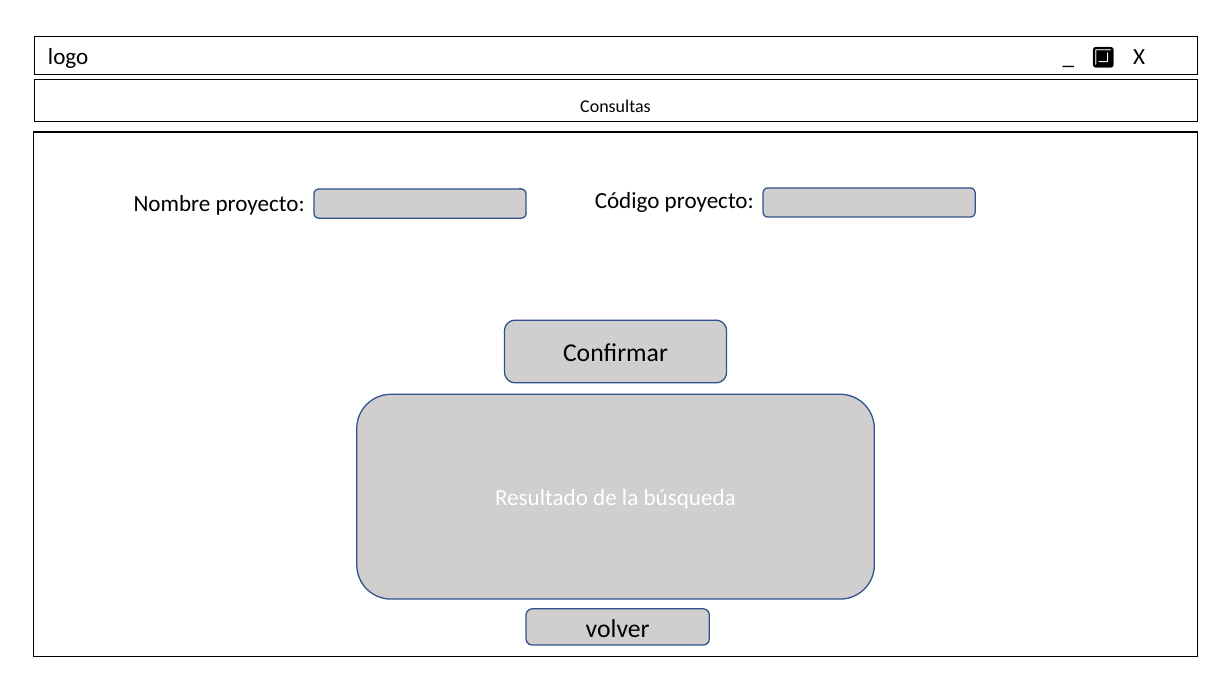
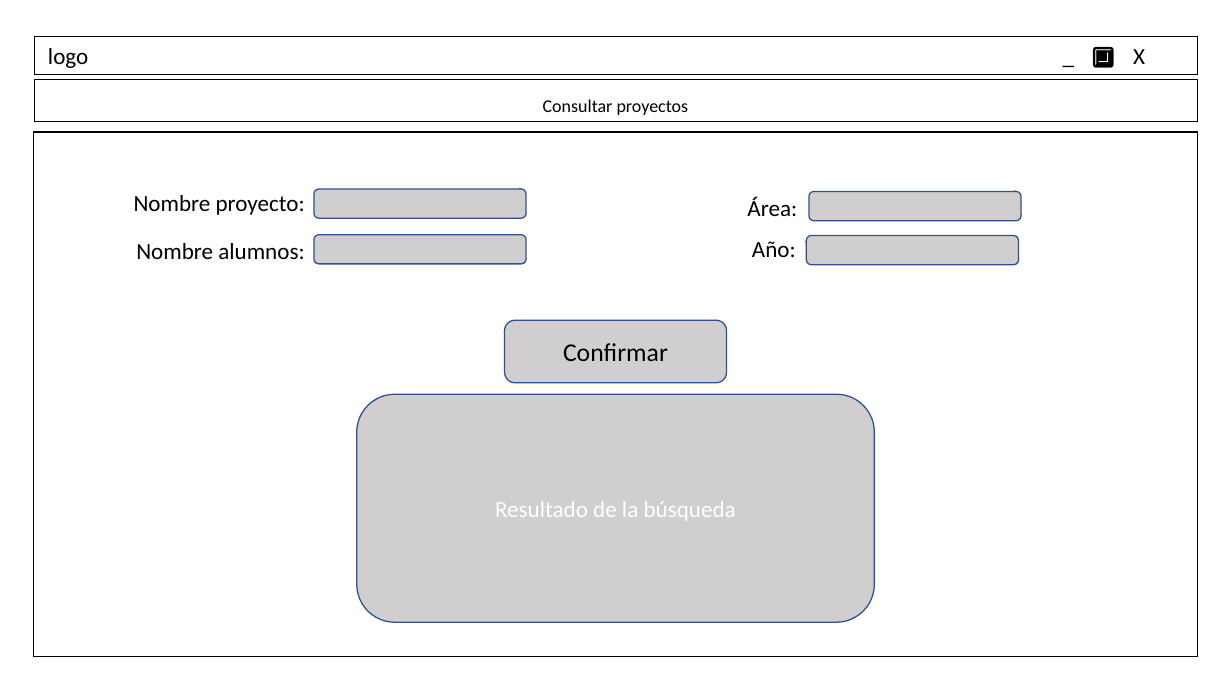
Before and after one commit to ElenaSaugar/PROYECTO-INTEGRADOR, a slide deck: slide 9 of Programacion/MockUp.odp (slide 10 before the commit). Drawn at 1232x693 pixels with LibreOffice and Linux fonts; fonts in the diff are those of the drawing. Boxes give left, top, right and bottom in pixels: in the first picture for what was removed or moved away, otherwise in the second. Text is boxed around its words. In the diff, an @@ line names an element or a change of style, - is before the commit and + after.

```diff
--- a/Programacion/MockUp.odp
+++ b/Programacion/MockUp.odp
@@ text in rectangle at [543,99,689,115]: text changed @@
-Consultas
+Consultar proyectos
@@ text removed at [595,192,754,212] @@
-Código proyecto:
@@ text added at [747,197,797,216], 18 pt, text #000000 @@
+Área:
@@ freeform shape: place and size @@
-freeform shape at [763,188,976,217]
+freeform shape at [810,191,1022,221]
@@ freeform shape added at [314,235,527,264], fill #D0CECE, outline #2F528F 0.99 pt @@
@@ freeform shape added at [807,236,1019,265], fill #D0CECE, outline #2F528F 0.99 pt @@
@@ text added at [136,243,304,259], 18 pt, text #000000 @@
+Nombre alumnos:
@@ text added at [752,241,796,257], 18 pt, text #000000 @@
+Año:
@@ freeform shape "Resultado de la búsqueda": place and size @@
-freeform shape "Resultado de la búsqueda" at [357,395,874,600]
+freeform shape "Resultado de la búsqueda" at [357,395,874,623]
@@ freeform shape removed at [526,609,709,645] @@
-volver
```
Also in this commit, not shown: 5 other slides changed, 1 slide removed.
